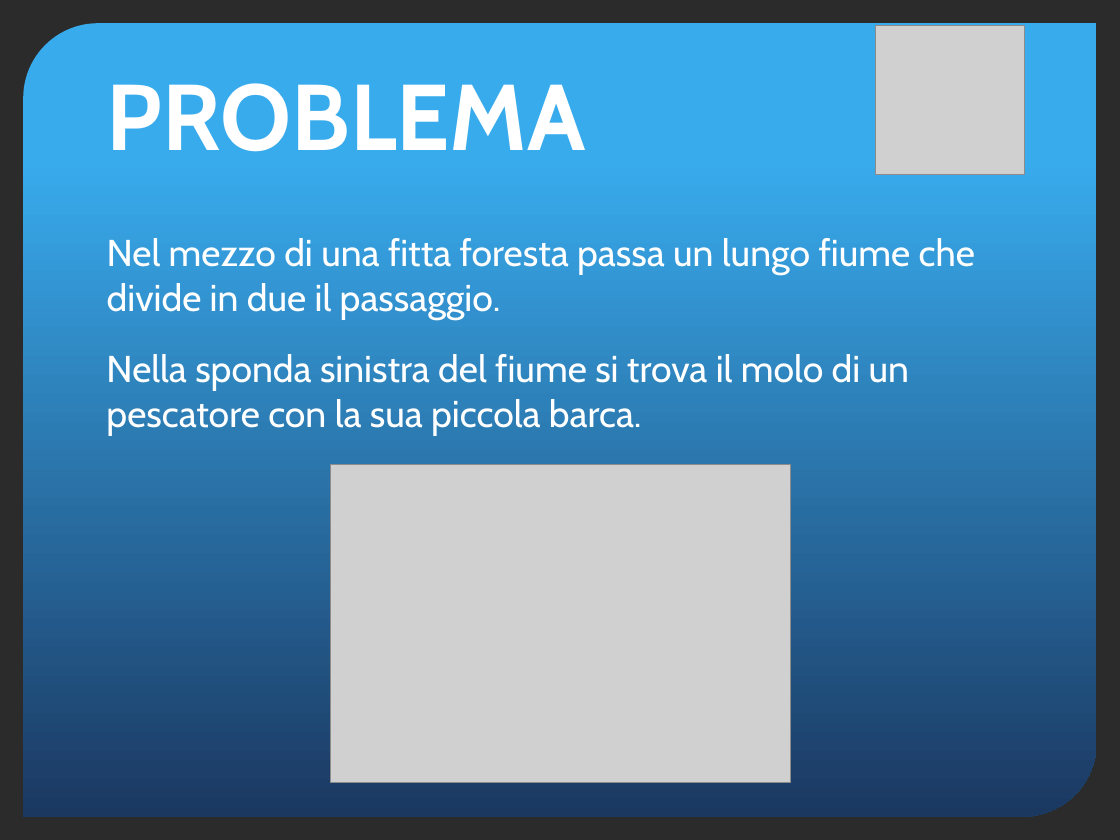
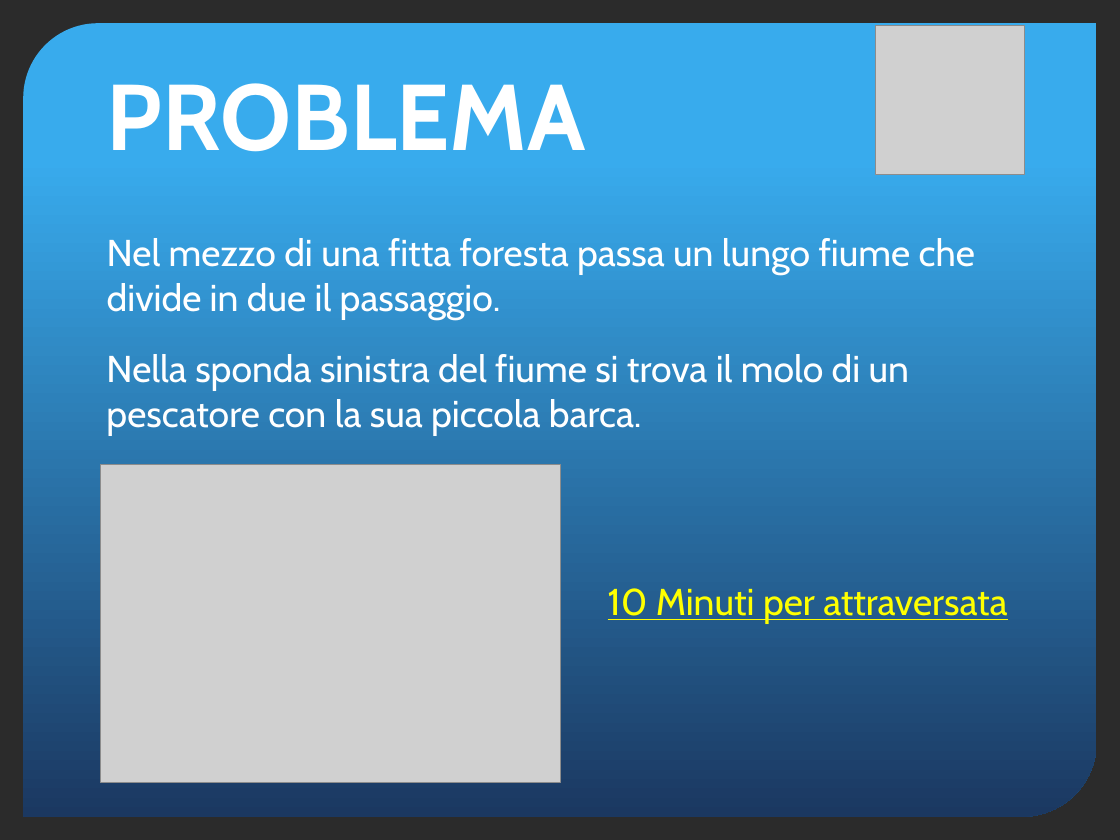
Before and after one commit to yan0z/ISW, a slide deck: slide 5 of Quesito 4 Team/Quesito4-presentazione.pptx (slide 3 before the commit). Drawn at 1120x840 pixels with LibreOffice and Linux fonts; fonts in the diff are those of the drawing; grey boxes stand for pictures; background and template pictures are left out; a plain dark background stands for a picture behind light text. Boxes give left, top, right and bottom in pixels: in the first picture for what was removed or moved away, otherwise in the second. Text is boxed around its words. In the diff, an @@ line names an element or a change of style, - is before the commit and + after.

```diff
--- a/Quesito 4 Team/Quesito4-presentazione.pptx
+++ b/Quesito 4 Team/Quesito4-presentazione.pptx
@@ picture: place and size @@
-picture at (330, 465, 791, 783)
+picture at (100, 465, 560, 783)
@@ text added at (608, 588, 1007, 624), 24 pt, text #FFFF00, underline @@
+10 Minuti per attraversata
```
Also in this commit, not shown: 9 other slides changed, 7 slides added.
